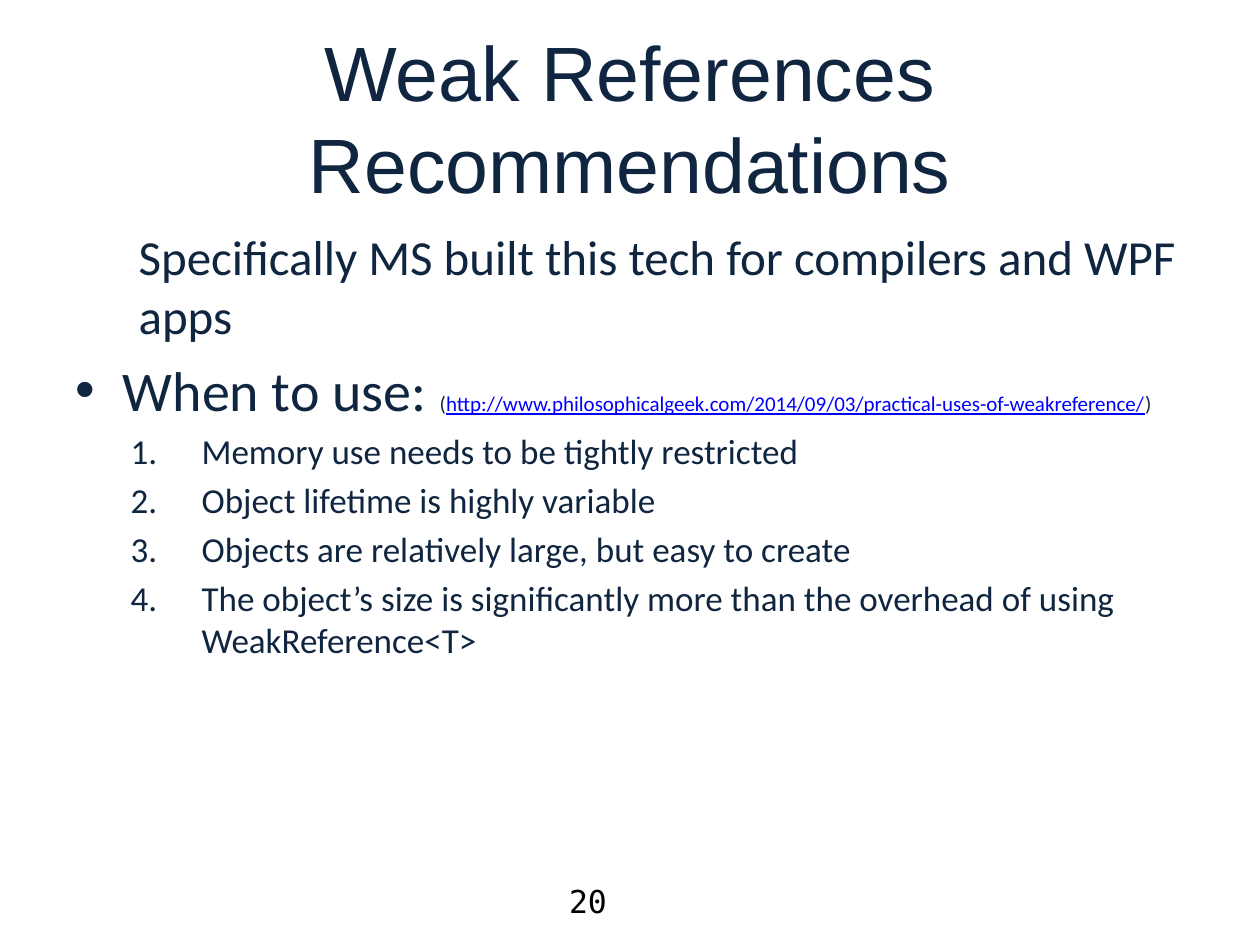
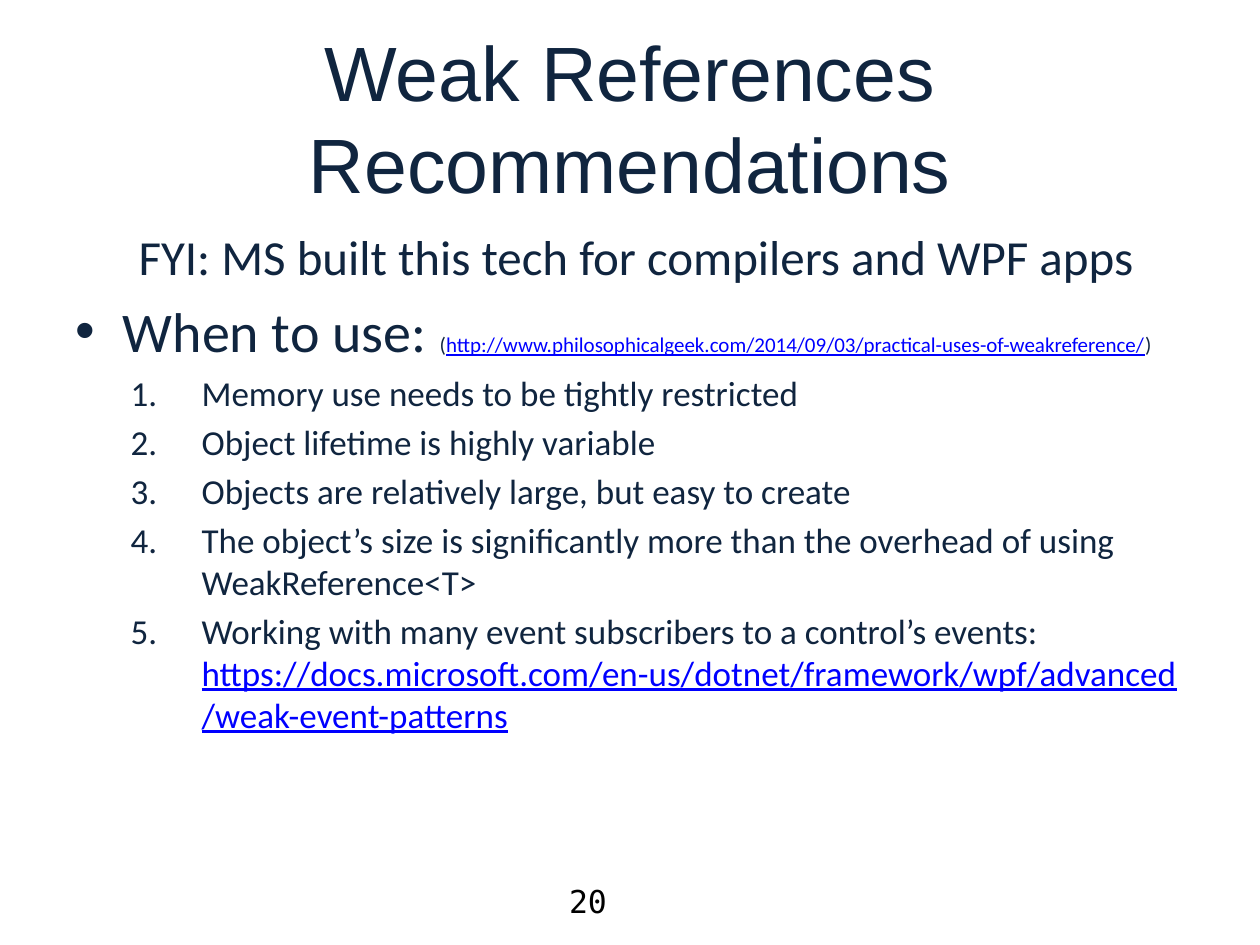
Before and after one commit to swageblock/DotNetMemoryManagementDemos, a slide deck: slide 20 of MOBettaMemory.pptx. Drawn at 1260x945 pixels with LibreOffice and Linux fonts; fonts in the diff are those of the drawing; background and template pictures are left out. Boxes give left, top, right and bottom in pixels: in the first picture for what was removed or moved away, otherwise in the second. Text is boxed around its words. In the diff, an @@ line names an element or a change of style, - is before the commit and + after.

```diff
--- a/MOBettaMemory.pptx
+++ b/MOBettaMemory.pptx
@@ text at (x1=139, y1=241, x2=1133, y2=283): text changed @@
-  Specifically MS built this tech for compilers and WPF apps
+  FYI: MS built this tech for compilers and WPF apps
@@ text at (x1=202, y1=619, x2=1176, y2=734): paragraph added @@
+  5. Working with many event subscribers to a control’s events: https://docs.microsoft.com/en-us/dotnet/framework/wpf/advanced/weak-event-patterns
```
Also in this commit, not shown: 7 other slides changed, 32 other files.
